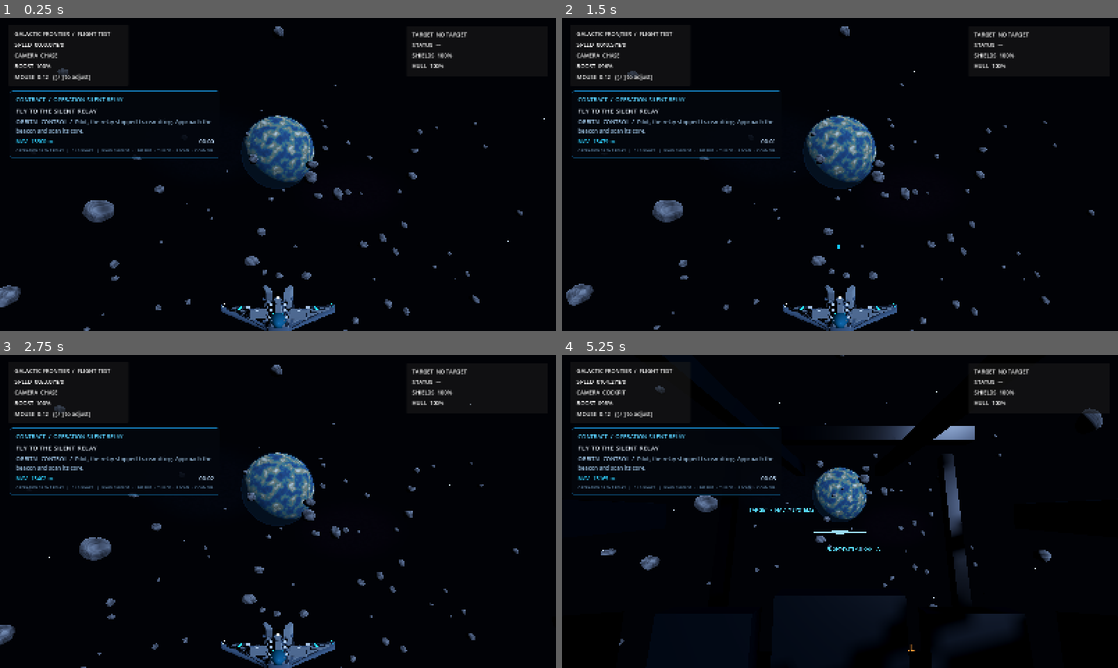
Above: before the commit, frames 1-4 (two rows, left to right).
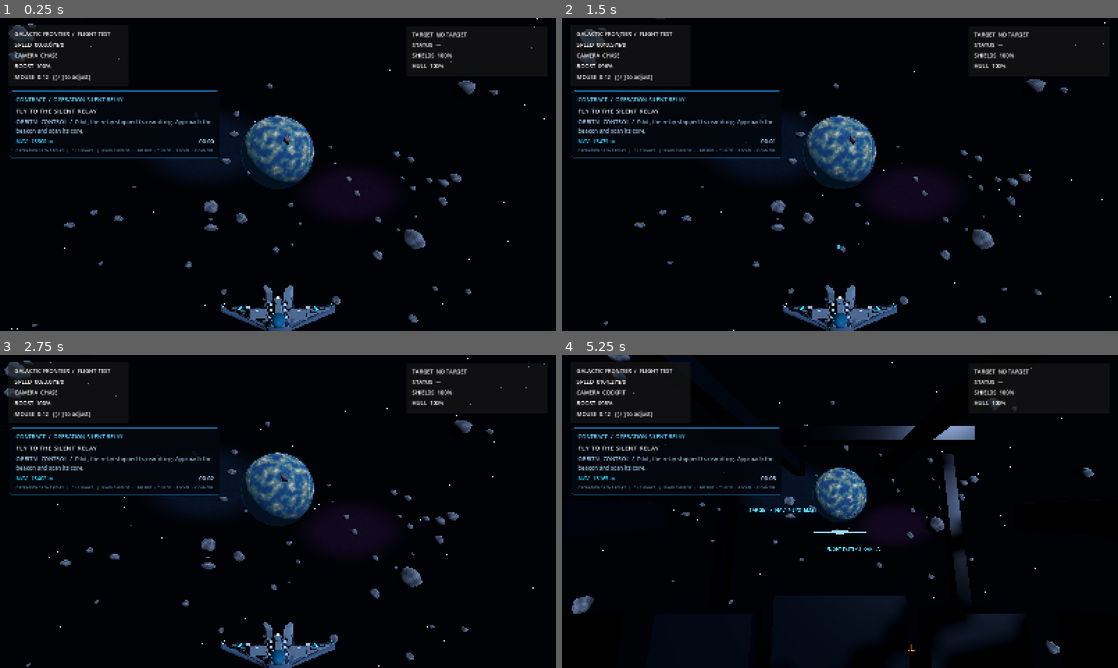
Above: after the commit, the same moments.

Repository: valdissor1990-ui/GALACTIC-FRONTIER
Game: Godot game, scene res://scenes/bootstrap/main.tscn
Same seed, same stepped clock (60 frames per second), same inputs: the game is played once before the commit and once after it.
Inputs (mouse positions are in pixels of both pictures, inside the frame that each line leads up to):
- Up to frame 1 (0.25 s): no input
- Up to frame 2 (1.5 s): tap Enter at 0.5 s; move the mouse to (867, 174) at 0.52 s; hold Shift (boost) 0.53-1.28 s; hold W (move_forward) from 0.53 s (still down); tap Space (move_up) at 1.25 s; move the mouse to (812, 174) at 1.27 s; click (812, 174) at 1.35 s
- Up to frame 3 (2.75 s): keep holding W (move_forward); move the mouse to (289, 505) at 2.02 s; hold Y (target_clear) from 2.03 s (still down)
- Up to frame 4 (5.25 s): keep holding W (move_forward); move the mouse to (834, 517) at 2.77 s; release Y (target_clear) at 2.78 s; tap T (target_lock) at 2.85 s; tap Enter at 3.5 s; move the mouse to (878, 514) at 3.52 s; hold C (toggle_camera) 3.53-4.28 s; move the mouse to (795, 508) at 4.27 s; tap F at 4.35 s; move the mouse to (845, 511) at 5.02 s; hold Shift (boost) from 5.03 s (still down)

The runs differ from the first frame. In frame 1, 3.0% of the frame differs, in the area x 0-97%, y 0-100%; in frame 2, 3.0%, in the area x 0-99%, y 0-100%; in frame 3, 3.0%; in frame 4, 2.0%.

Commit message:
Improve Full HD starfield and nebula readability

Diff:
--- a/scripts/environment/space_environment.gd
+++ b/scripts/environment/space_environment.gd
@@ -2,7 +2,7 @@
 ## Deterministic, lightweight space backdrop for the first visual flight slice.
 ## Uses generated geometry and textures only; no network or third-party assets.
 
-@export_range(300, 2400, 100) var star_count: int = 1200
+@export_range(300, 2400, 100) var star_count: int = 1800
 @export_range(40, 220, 10) var asteroid_count: int = 120
 
 var _rng := RandomNumberGenerator.new()
@@ -91,8 +91,8 @@
 
 func _build_starfield() -> void:
 	var star_mesh := SphereMesh.new()
-	star_mesh.radius = 0.22
-	star_mesh.height = 0.44
+	star_mesh.radius = 0.32
+	star_mesh.height = 0.64
 	star_mesh.radial_segments = 6
 	star_mesh.rings = 4
 
@@ -100,15 +100,15 @@
 	star_material.shading_mode = BaseMaterial3D.SHADING_MODE_UNSHADED
 	star_material.albedo_color = Color(0.72, 0.84, 1.0)
 	star_material.emission_enabled = true
-	star_material.emission = Color(0.48, 0.68, 1.0)
-	star_material.emission_energy_multiplier = 1.6
+	star_material.emission = Color(0.56, 0.76, 1.0)
+	star_material.emission_energy_multiplier = 2.1
 	star_mesh.material = star_material
 
 	_starfield = _make_multimesh("Starfield", star_mesh, star_count)
 	for index in range(star_count):
 		var direction := _random_unit_vector()
-		var distance := _rng.randf_range(760.0, 1120.0)
-		var size := _rng.randf_range(0.8, 2.4)
+		var distance := _rng.randf_range(520.0, 980.0)
+		var size := _rng.randf_range(1.0, 2.8)
 		var transform := Transform3D(Basis.from_scale(Vector3.ONE * size), direction * distance)
 		_starfield.multimesh.set_instance_transform(index, transform)
 	add_child(_starfield)
@@ -119,14 +119,14 @@
 		"AzureNebula",
 		Vector3(-138.0, 54.0, -465.0),
 		Vector2(310.0, 178.0),
-		Color(0.12, 0.34, 1.0, 0.24),
+		Color(0.16, 0.40, 1.0, 0.38),
 		1138
 	)
 	_add_nebula(
 		"VioletNebula",
 		Vector3(158.0, -42.0, -520.0),
 		Vector2(270.0, 152.0),
-		Color(0.48, 0.16, 0.92, 0.18),
+		Color(0.52, 0.20, 0.94, 0.32),
 		8821
 	)
 
@@ -163,11 +163,11 @@
 	float broad = texture(nebula_noise, uv_a).r;
 	float detail = texture(nebula_noise, uv_b).r;
 	float cloud = broad * 0.72 + detail * 0.28;
-	float filaments = smoothstep(0.43, 0.79, cloud);
-	float wisps = smoothstep(0.55, 0.86, detail) * 0.22;
+	float filaments = smoothstep(0.36, 0.74, cloud);
+	float wisps = smoothstep(0.49, 0.82, detail) * 0.22;
 	vec2 centered = UV * 2.0 - 1.0;
 	float edge_fade = 1.0 - smoothstep(0.42, 1.0, length(centered));
-	float alpha = clamp((filaments + wisps) * nebula_tint.a * edge_fade, 0.0, 0.30);
+	float alpha = clamp((filaments + wisps) * nebula_tint.a * edge_fade, 0.0, 0.36);
 	ALBEDO = nebula_tint.rgb;
 	EMISSION = nebula_tint.rgb * (0.45 + filaments * 1.8);
 	ALPHA = alpha;
